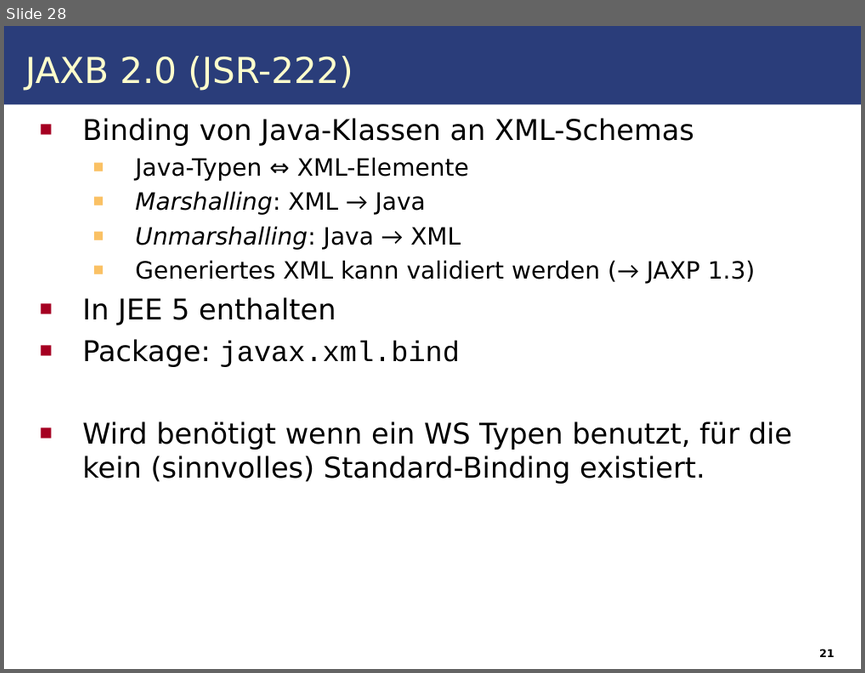
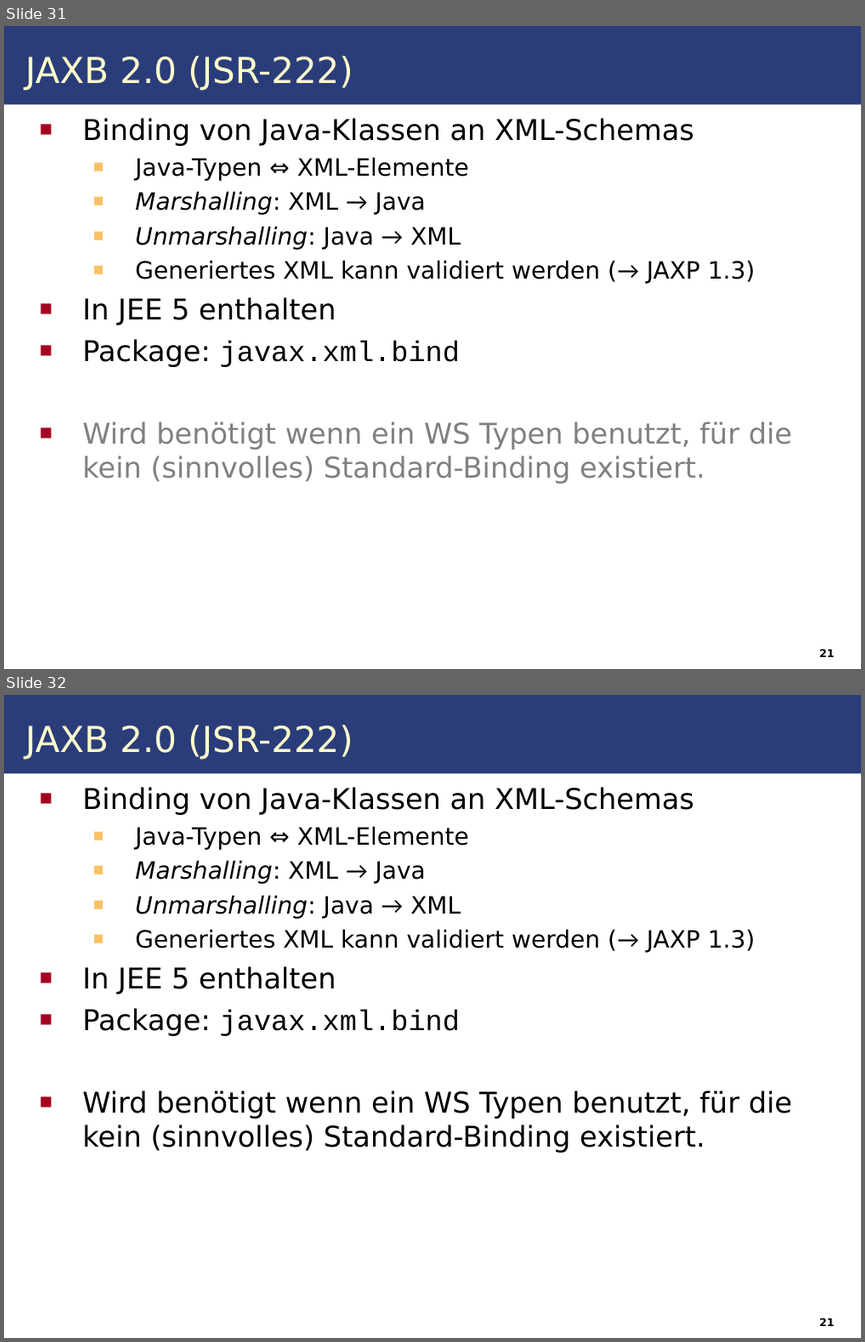
Before and after one commit to IAAS/decidr, a slide deck: seminars/rr/presentation/Web_Services.odp. Shown one above the other, each under a label of ours: slide 28 before the commit, slides 31 and 32 after it. The pictures are 865x673 and 865x1342 pixels, drawn with LibreOffice and Linux fonts; fonts in the diff are those of the drawing. Boxes give left, top, right and bottom in pixels: in the first picture for what was removed or moved away, otherwise in the second. Text is boxed around its words. In the diff, an @@ line names an element or a change of style, - is before the commit and + after.

```diff
--- a/seminars/rr/presentation/Web_Services.odp
+++ b/seminars/rr/presentation/Web_Services.odp
@@ slide 31 added at bbox=[4, 26, 861, 669], background #FFFFFF; not listed: 1 template element that a slide beside it also shows @@
@@ text added at bbox=[25, 56, 352, 91], 30 pt, text #FFFFCC @@
+JAXB 2.0 (JSR-222)
@@ text added at bbox=[82, 118, 792, 483], 24 pt, text #000000 @@
+■ Binding von Java-Klassen an XML-Schemas
+  ■ Java-Typen ⇔ XML-Elemente
+  ■ Marshalling: XML → Java
+  ■ Unmarshalling: Java → XML
+  ■ Generiertes XML kann validiert werden (→ JAXP 1.3)
+■ In JEE 5 enthalten
+■ Package: javax.xml.bind
+■ Wird benötigt wenn ein WS Typen benutzt, für die kein (sinnvolles) Standard-Binding existiert.
@@ text added at bbox=[819, 648, 834, 657], 9 pt, text #000000, bold @@
+21
@@ what was slide 28 is now slide 32 @@
```
Also in this commit, not shown: 10 slides changed, 4 other slides added, 4 other files.
